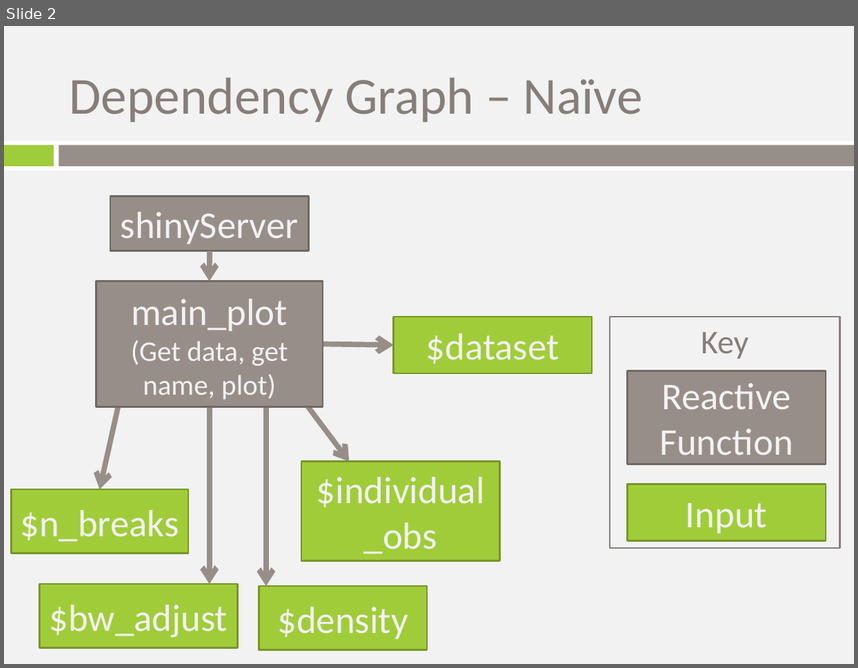
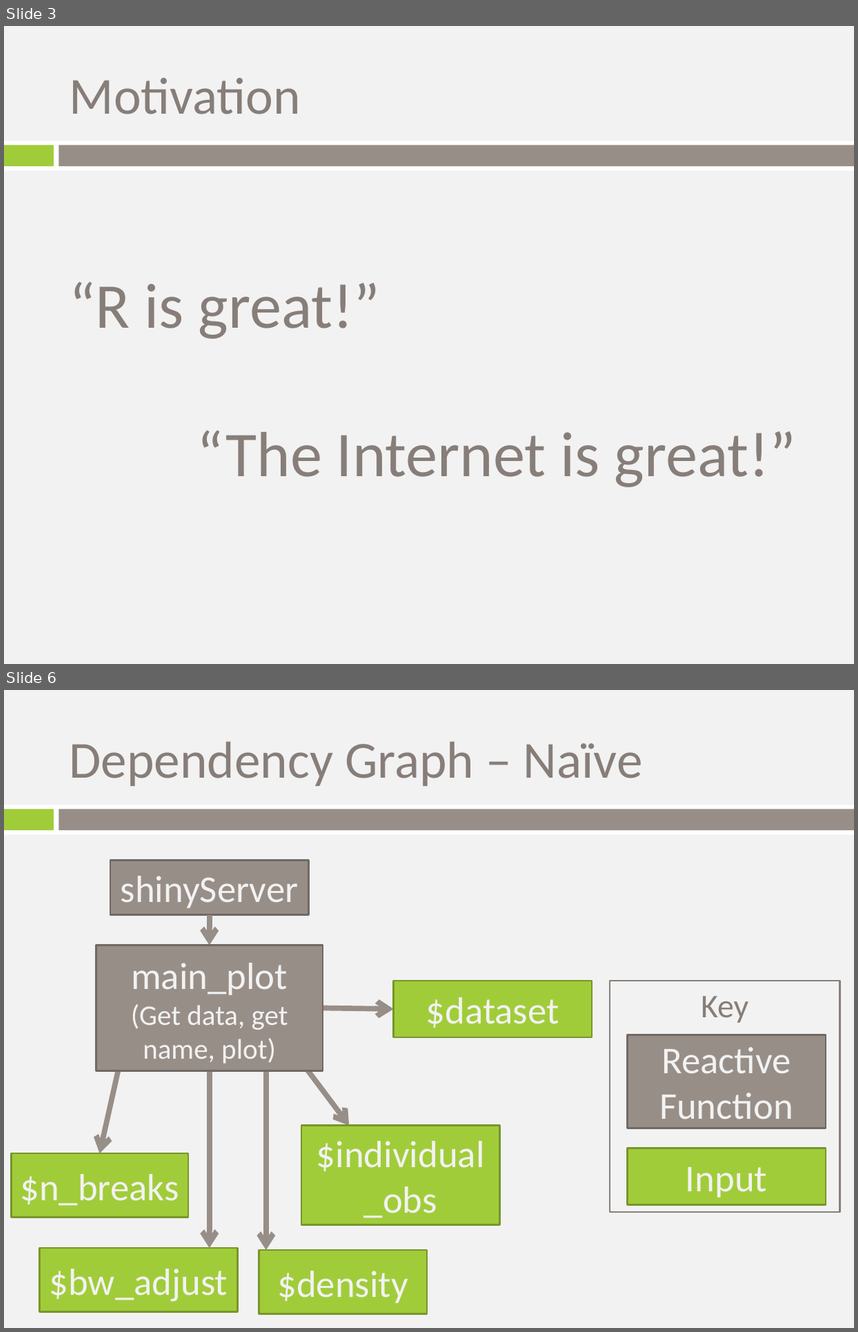
Before and after one commit to trestletech/shiny-sandbox, a slide deck: shiny_introduction.pptx. Shown one above the other, each under a label of ours: slide 2 before the commit, slides 3 and 6 after it; the slides between them are not shown. The pictures are 858x668 and 858x1332 pixels, drawn with LibreOffice and Linux fonts; fonts in the diff are those of the drawing; background and template pictures are left out. Boxes give left, top, right and bottom in pixels: in the first picture for what was removed or moved away, otherwise in the second. Text is boxed around its words. In the diff, an @@ line names an element or a change of style, - is before the commit and + after.

Commit message:
Added motivation and hosting slides.

```diff
--- a/shiny_introduction.pptx
+++ b/shiny_introduction.pptx
@@ slide 3 added at (4, 26, 854, 664), background picture (left out); not listed: 3 template elements that a slide beside it also shows @@
@@ title added at (70, 78, 301, 114), 44 pt, text #877E79 @@
+Motivation
@@ text added at (69, 281, 380, 339), 54 pt, text #877E79 @@
+“R is great!”
@@ text added at (197, 430, 796, 487), 54 pt, text #877E79 @@
+“The Internet is great!”
@@ what was slide 2 is now slide 6 @@
```
Also in this commit, not shown: 1 slide changed, 4 other slides added.
